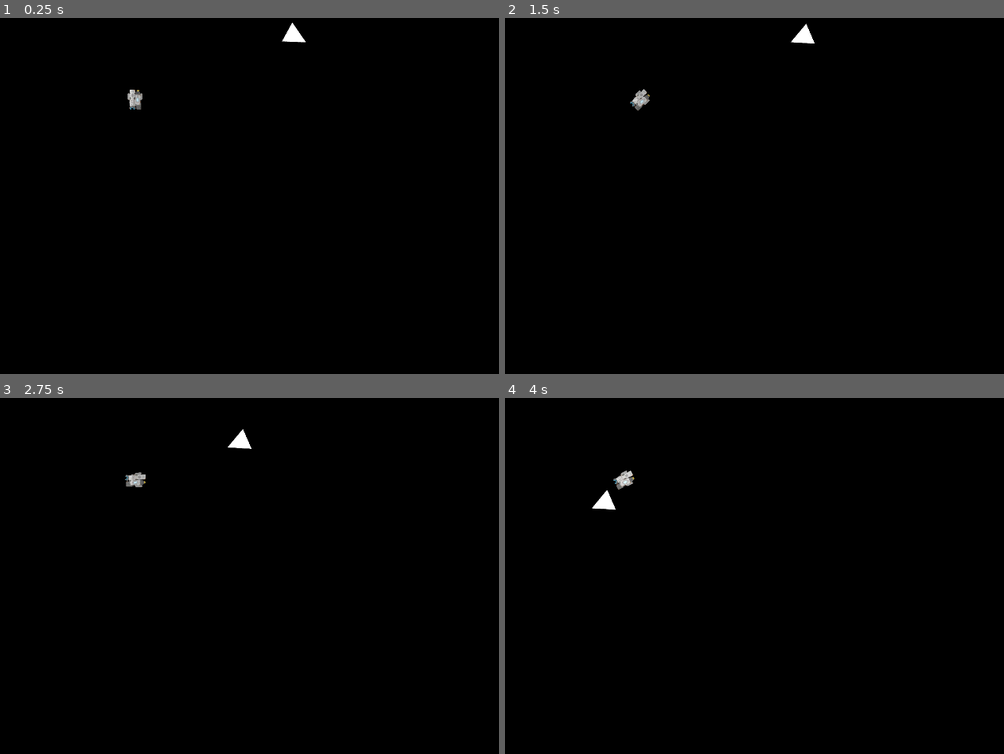
Above: before the commit, frames 1-4 (two rows, left to right).
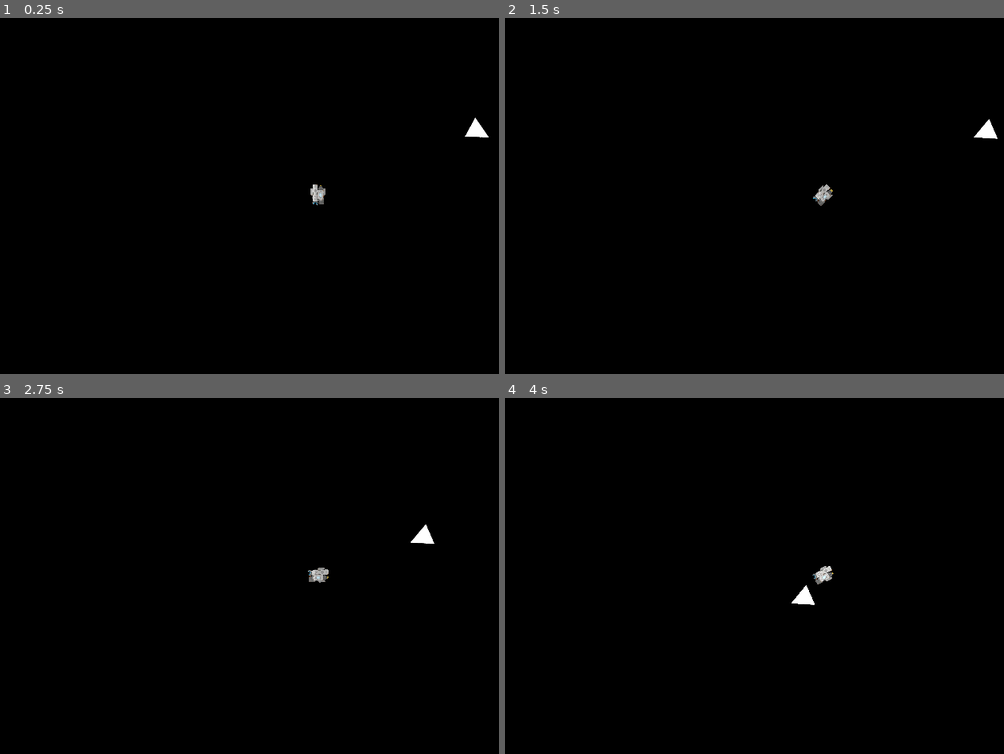
Above: after the commit, the same moments.

Repository: yimmit303/Global-Game-Jam-2020
Game: Godot game, scene res://Scenes/Root.tscn
Same seed, same stepped clock (60 frames per second), same inputs: the game is played once before the commit and once after it.
Inputs:
- Up to frame 1 (0.25 s): no input
- Up to frame 2 (1.5 s): hold D (move_right) 0.53-1.28 s; tap Space (gravity_beam) at 0.6, 1.35 s; hold S (move_backwards) from 1.28 s (still down)
- Up to frame 3 (2.75 s): release S (move_backwards) at 2.03 s; hold D (move_right) from 2.03 s (still down); tap Space (gravity_beam) at 2.1 s
- Up to frame 4 (4 s): release D (move_right) at 2.78 s; hold W (move_forward) 2.78-3.53 s; tap Space (gravity_beam) at 2.85, 3.6 s; hold A (move_left) from 3.53 s (still down)

The runs differ from the first frame. In frame 1, 0.6% of the frame differs, in the area x 25-98%, y 1-53%; in frame 2, 0.5%; in frame 3, 0.5%; in frame 4, 0.5%.

Commit message:
player camera and light occluder added

Diff:
--- a/Scenes/Player.tscn
+++ b/Scenes/Player.tscn
@@ -1,8 +1,11 @@
-[gd_scene load_steps=4 format=2]
+[gd_scene load_steps=5 format=2]
 
 [ext_resource path="res://Scripts/ship_node.gd" type="Script" id=1]
 [ext_resource path="res://Resources/Sprites/Ship.png" type="Texture" id=2]
 [ext_resource path="res://Scripts/Player.gd" type="Script" id=3]
+
+[sub_resource type="OccluderPolygon2D" id=1]
+polygon = PoolVector2Array( -18.237, -28.0141, -5.18174, -27.8752, -3.93177, -25.9308, -0.112411, -25.9308, 2.04031, -29.2641, 13.0123, -28.9863, 16.8316, -26.0002, 16.0561, 0.819416, 22.006, 1.92125, 22.006, 20.1014, 15.9776, 22.0062, 15.9403, 31.0636, 0.97014, 32.0116, -3.9534, 27.9981, -12.8279, 27.9496, -21.9587, 19.9231 )
 
 [node name="Player" type="Node2D"]
 script = ExtResource( 3 )
@@ -102,6 +105,12 @@
 __meta__ = {
 "_edit_lock_": true
 }
+
+[node name="Camera2D" type="Camera2D" parent="."]
+current = true
+
+[node name="LightOccluder2D" type="LightOccluder2D" parent="."]
+occluder = SubResource( 1 )
 [connection signal="area_entered" from="ShipParts/Node0" to="ShipParts/Node0" method="_on_Node_area_entered"]
 [connection signal="area_entered" from="ShipParts/Node1" to="ShipParts/Node1" method="_on_Node_area_entered"]
 [connection signal="area_entered" from="ShipParts/Node2" to="ShipParts/Node2" method="_on_Node_area_entered"]
--- a/Scripts/Player.gd
+++ b/Scripts/Player.gd
@@ -26,6 +26,7 @@
 
 	# Handle Rotation / Direction facing
 	if Input.is_action_pressed("move_right"):
+		mRotVelocity += Globals.MAX_ROTATION_SPEED * delta
 		mRotationDir += 1
 		if (mRotationDir > 360):
 			mRotationDir -= 360
